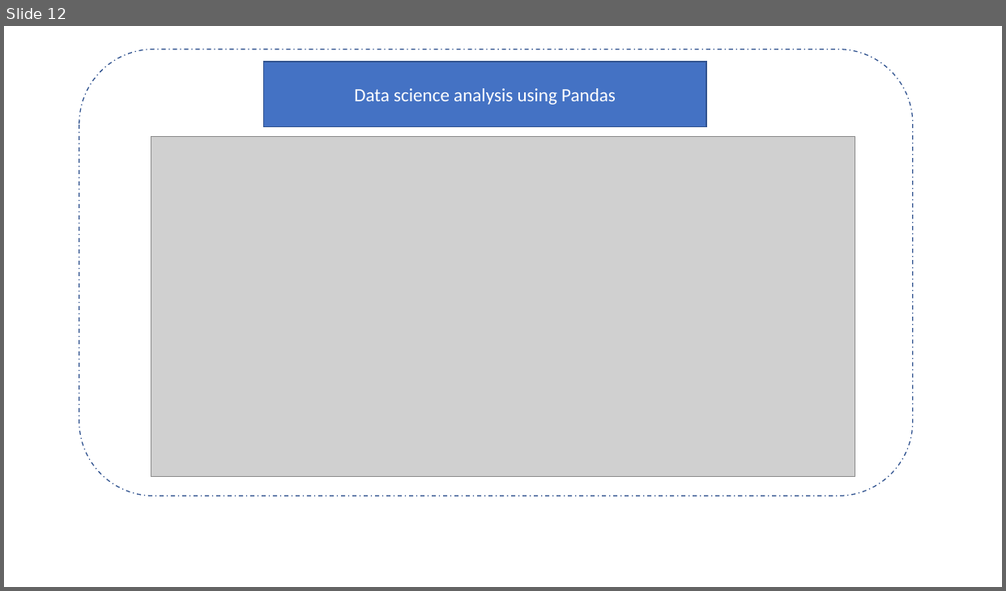
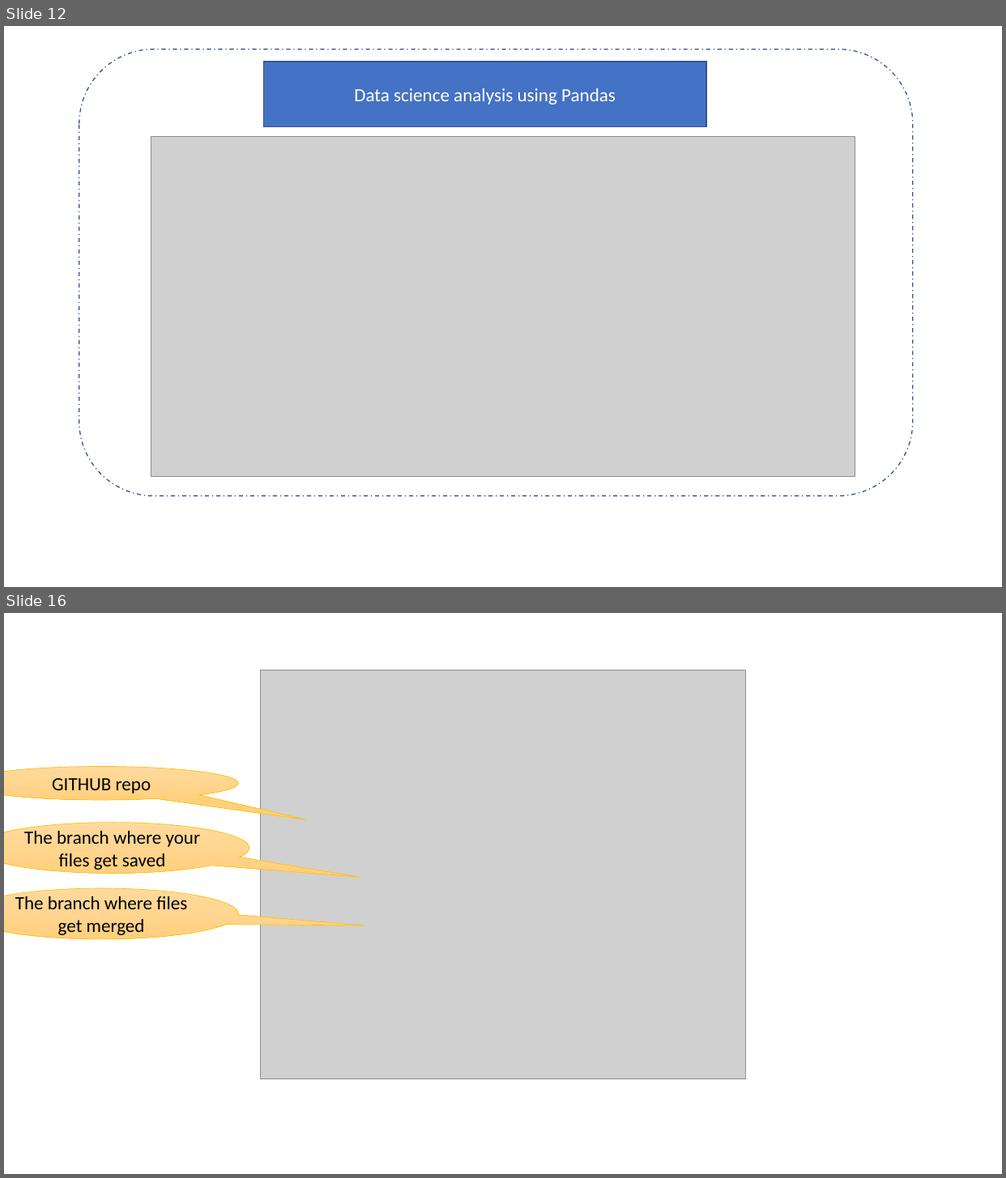
Before and after one commit to sdg002/AzureTrials, a slide deck: synapse-sqlviews-integrationtesting/docs/Synapse-Presentation1.pptx. Shown one above the other, each under a label of ours: slide 12 before the commit, slides 12 and 16 after it; the slides between them are not shown. The pictures are 1006x591 and 1006x1178 pixels, drawn with LibreOffice and Linux fonts; fonts in the diff are those of the drawing; grey boxes stand for pictures. Boxes give left, top, right and bottom in pixels: in the first picture for what was removed or moved away, otherwise in the second. Text is boxed around its words. In the diff, an @@ line names an element or a change of style, - is before the commit and + after.

```diff
--- a/synapse-sqlviews-integrationtesting/docs/Synapse-Presentation1.pptx
+++ b/synapse-sqlviews-integrationtesting/docs/Synapse-Presentation1.pptx
@@ slide 16 added at bbox=[4, 613, 1002, 1174], background #FFFFFF @@
@@ picture added at bbox=[260, 670, 746, 1080] @@
@@ speech bubble added at bbox=[4, 766, 238, 800], fill gradient #FFDB9E to #FFD590 to #FFD07C, outline #FFC000 0.5 pt, 18 pt, text #000000 @@
+GITHUB repo
@@ speech bubble added at bbox=[4, 823, 249, 874], fill gradient #FFDB9E to #FFD590 to #FFD07C, outline #FFC000 0.5 pt, 18 pt, text #000000 @@
+The branch where your files get saved
@@ speech bubble added at bbox=[4, 888, 238, 939], fill gradient #FFDB9E to #FFD590 to #FFD07C, outline #FFC000 0.5 pt, 18 pt, text #000000 @@
+The branch where files get merged
```
Also in this commit, not shown: 4 other slides added, 6 other files.
